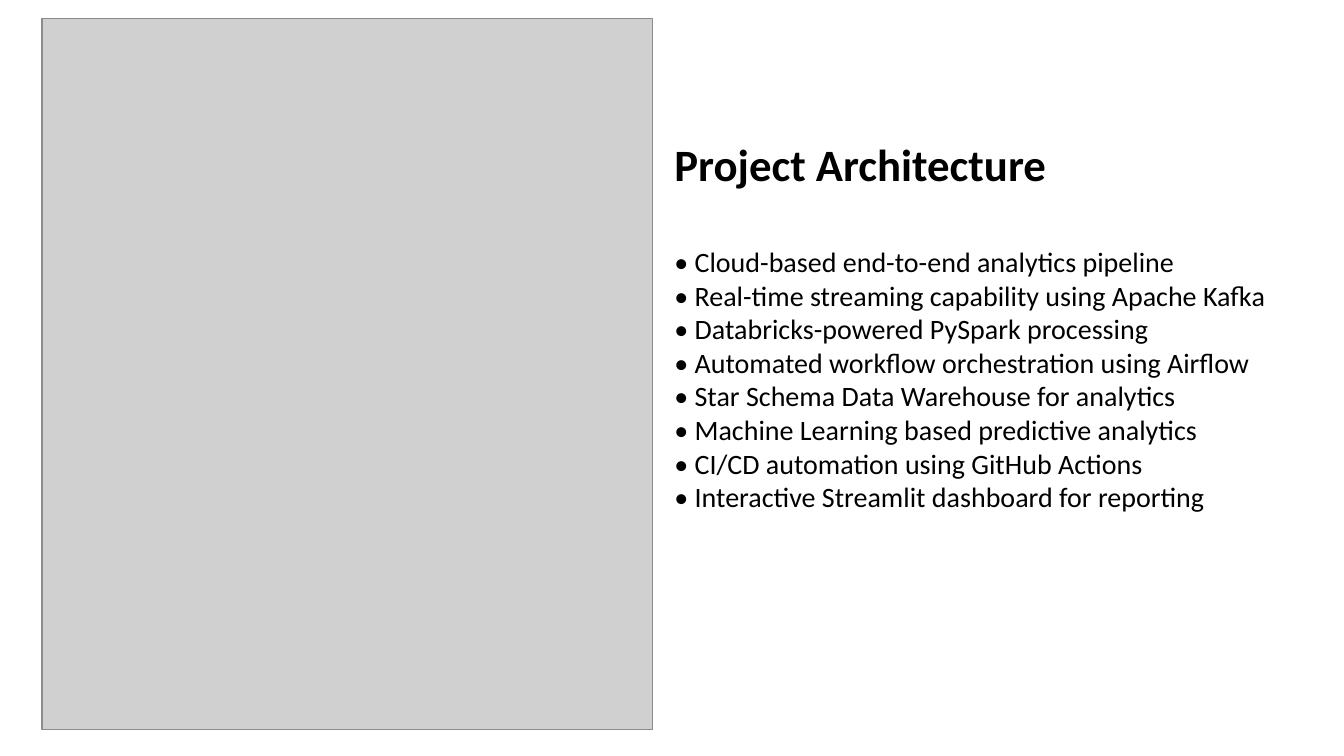
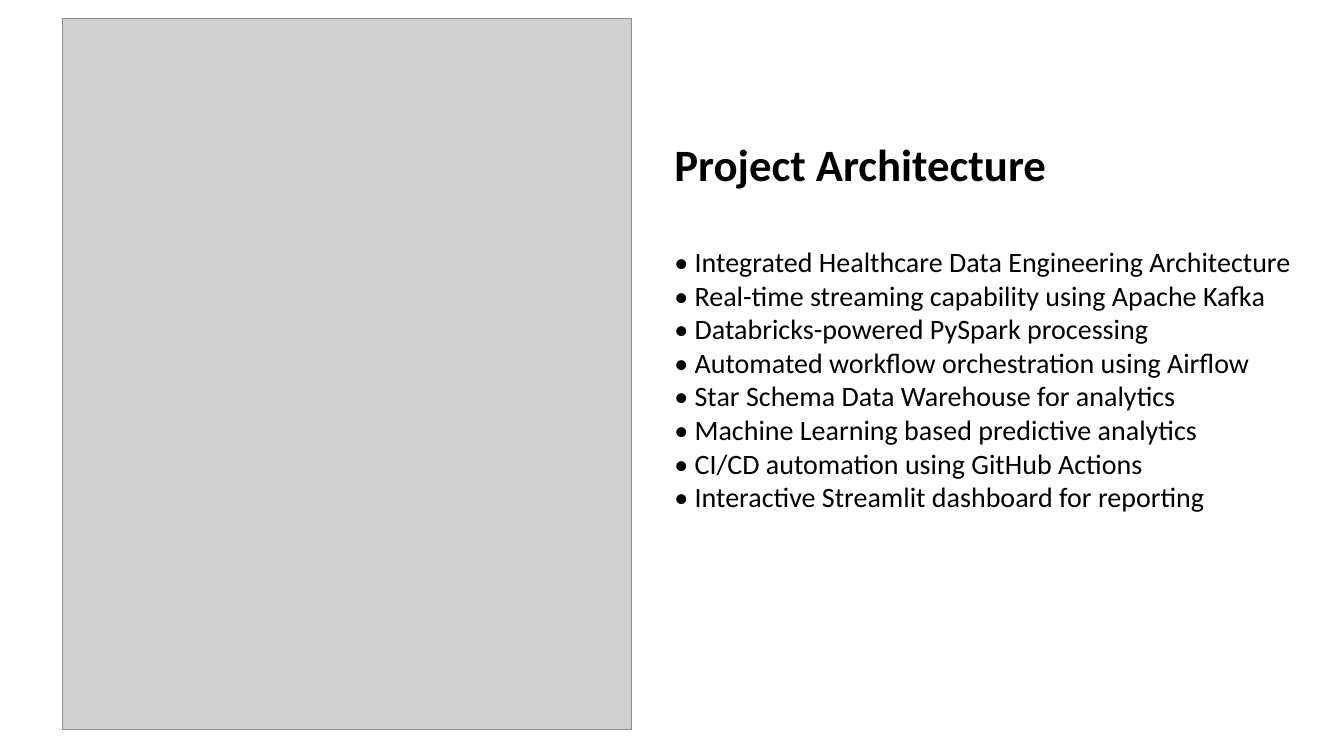
Before and after one commit to arpit-systems/healthcare-analytics-pipeline, a slide deck: slide 3 of PGDDE_Capstone_Healthcare_Analytics_Pipeline_IITJ.pptx. Drawn at 1344x756 pixels with LibreOffice and Linux fonts; fonts in the diff are those of the drawing; grey boxes stand for pictures. Boxes give left, top, right and bottom in pixels: in the first picture for what was removed or moved away, otherwise in the second. Text is boxed around its words. In the diff, an @@ line names an element or a change of style, - is before the commit and + after.

Commit message:
Finalize IITJ Capstone Project presentation
Finalized the Healthcare Analytics Pipeline Capstone Project for IIT Jodhpur PGDDE submission.

Updates include:
- Final project presentation (PPT) revisions and formatting improvements
- Updated cover slide with group details and project subtitle
- Refined project architecture, key results, conclusion, and future scope sections
- Added final project resources and submission links
- Completed documentation and repository updates for final submission

Project: Healthcare Analytics Pipeline for MediCare Hospital
An End-to-End Scalable Data Engineering & Analytics Platform

```diff
--- a/PGDDE_Capstone_Healthcare_Analytics_Pipeline_IITJ.pptx
+++ b/PGDDE_Capstone_Healthcare_Analytics_Pipeline_IITJ.pptx
@@ picture: place and size @@
-picture at (42, 18, 653, 729)
+picture at (63, 18, 632, 729)
@@ text at (695, 252, 1290, 277): text changed @@
-• Cloud-based end-to-end analytics pipeline
+• Integrated Healthcare Data Engineering Architecture
```
Also in this commit, not shown: 3 other slides changed, 1 slide added.
